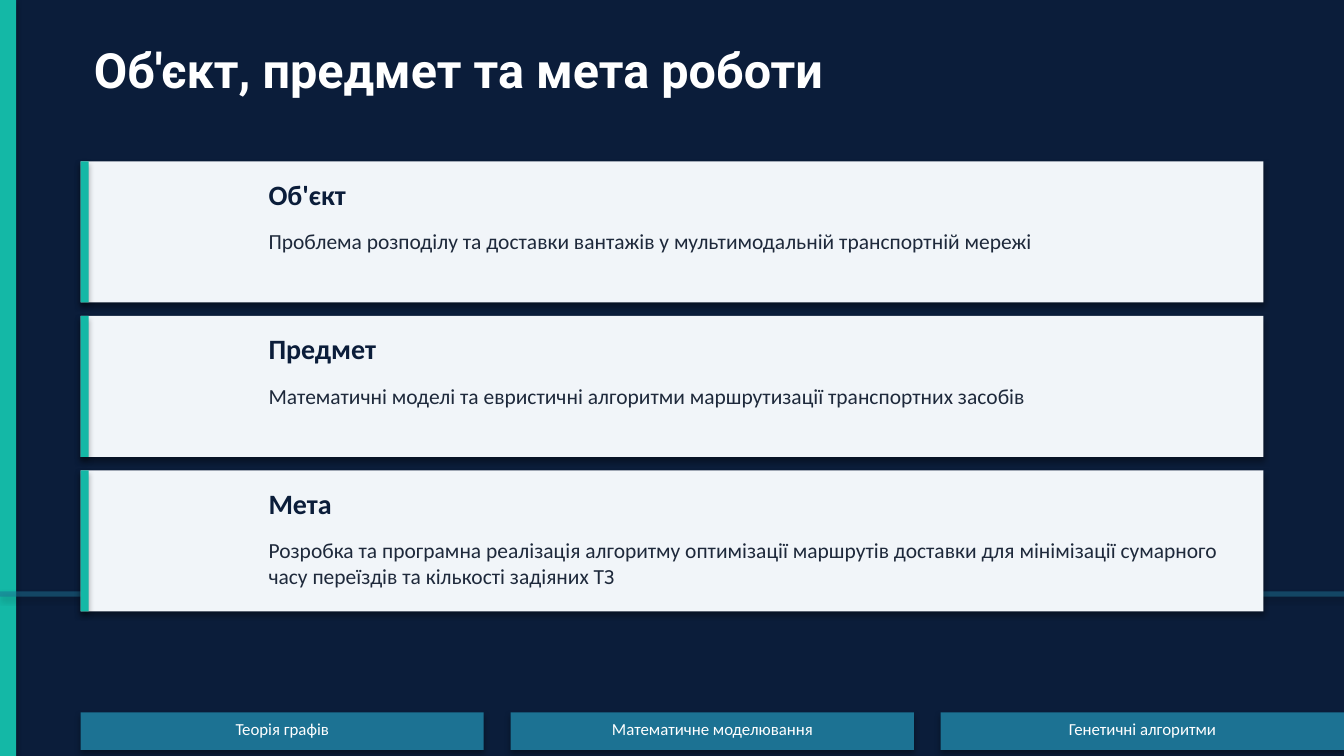
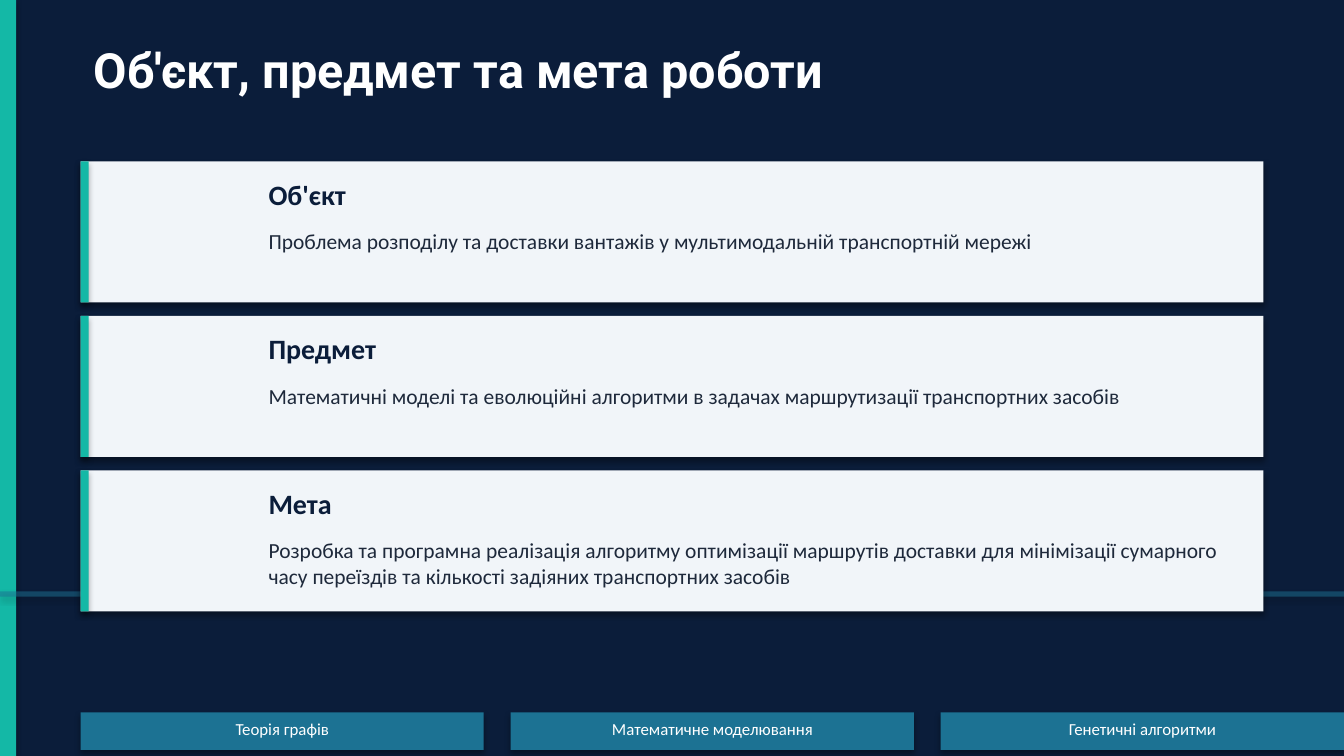
Before and after one commit to timurrte/DeliveryIQ, a slide deck: slide 2 of Звіт/Диплом/Презентація/Презентація_диплом_Ніколаєв.pptx. Drawn at 1344x756 pixels with LibreOffice and Linux fonts; fonts in the diff are those of the drawing. Boxes give left, top, right and bottom in pixels: in the first picture for what was removed or moved away, otherwise in the second. Text is boxed around its words. In the diff, an @@ line names an element or a change of style, - is before the commit and + after.

Commit message:
added PPTX

```diff
--- a/Звіт/Диплом/Презентація/Презентація_диплом_Ніколаєв.pptx
+++ b/Звіт/Диплом/Презентація/Презентація_диплом_Ніколаєв.pptx
@@ text at [269, 389, 1119, 408]: text changed @@
-Математичні моделі та евристичні алгоритми маршрутизації транспортних засобів
+Математичні моделі та еволюційні алгоритми в задачах маршрутизації транспортних засобів
@@ text at [269, 543, 1217, 588]: text changed @@
-Розробка та програмна реалізація алгоритму оптимізації маршрутів доставки для мінімізації сумарного часу переїздів та кількості задіяних ТЗ
+Розробка та програмна реалізація алгоритму оптимізації маршрутів доставки для мінімізації сумарного часу переїздів та кількості задіяних транспортних засобів
```
Also in this commit, not shown: 3 other slides changed, 14 slides added, 14 other files.
